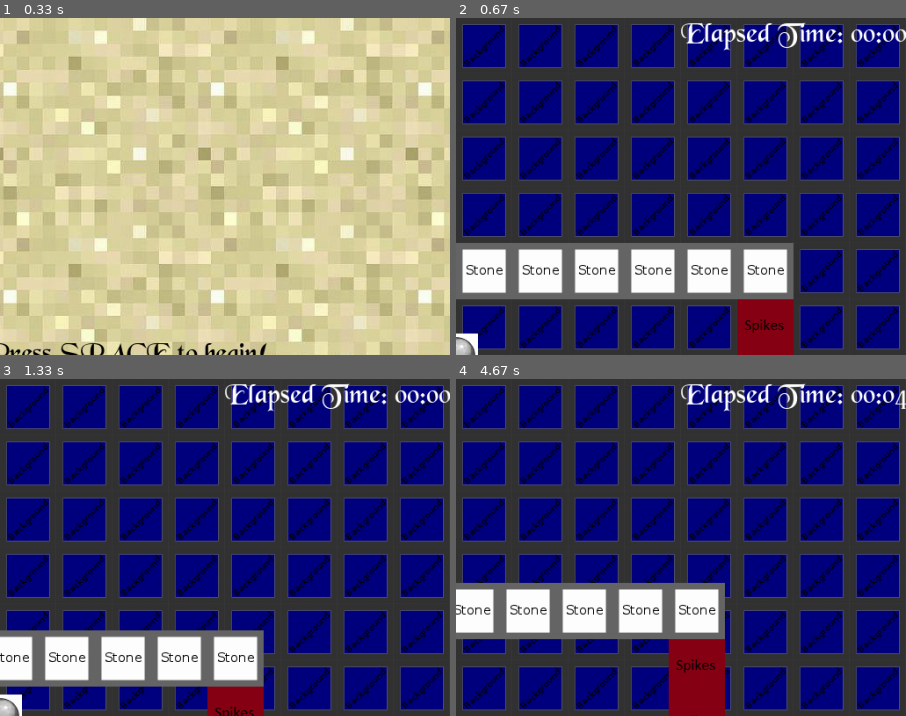
Above: before the commit, frames 1-4 (two rows, left to right).
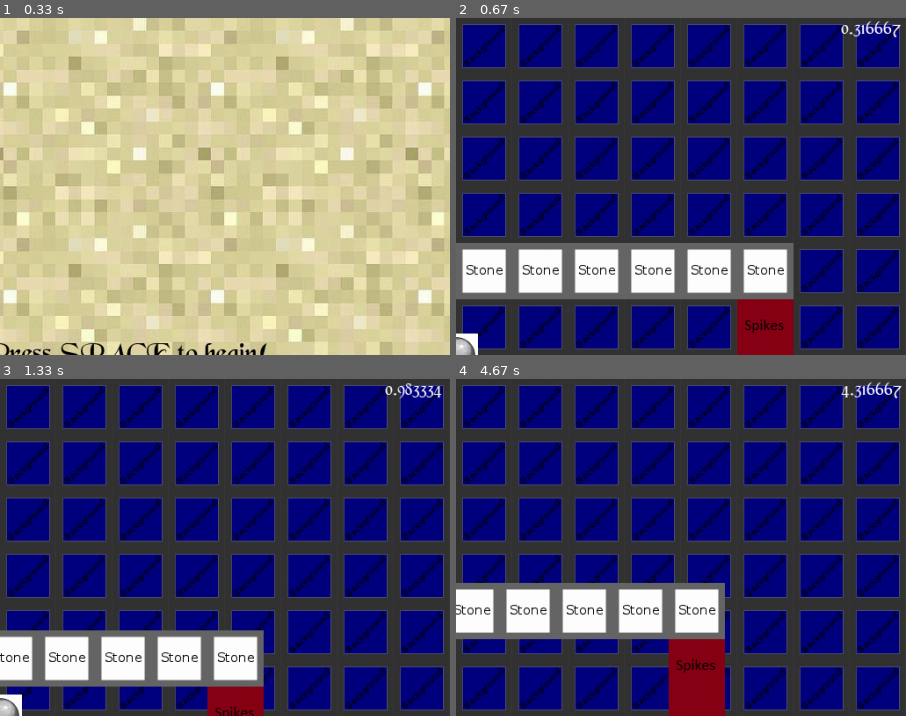
Above: after the commit, the same moments.

Repository: HallaSurvivor/mineEye
Game: pygame game, started from run.py
The game is run twice, just before and just after one commit, with the same random seed, the same clock (stepped at 60 frames per second) and the same inputs.
Inputs:
- Up to frame 1 (0.33 s): no input
- Up to frame 2 (0.67 s): tap Space at 0.33 s
- Up to frame 3 (1.33 s): hold Right 0.67-1.13 s; hold Up from 1.17 s (still down)
- Up to frame 4 (4.67 s): release Up at 1.47 s; hold Right 1.5-1.97 s; hold Left 2-2.53 s; hold Down 2.57-2.87 s; hold Left 2.9-3.3 s; hold Up 3.33-3.7 s; hold Right 3.73-4.37 s; hold Down from 4.4 s (still down)
The pictures show only the part of the screen within x 50-100%, y 0-50%; the shares and areas given below are measured in that part.

Frame 1 is identical in both runs. In frame 2, 1.4% of the frame differs, in the area x 50-100%, y 0-10%; in frame 3, 1.4%; in frame 4, 1.5%.

Commit message:
Cleaned up timer code

Diff:
--- a/gamestates.py
+++ b/gamestates.py
@@ -1,12 +1,12 @@
 """
 Store all the game states as classes that are instantiated.
 """
+import datetime
 import pygame
 import config
 import constants
 import spritenames as sn
 import rooms
-import time
 
 class GameState(object):
     """
@@ -103,7 +103,7 @@
 
         self.hero = sn.Hero()
         self.all_sprites_list.add(self.hero)
-        self.display_Time = 0
+        self.start_time = datetime.datetime.now()
         self.world = None
         self.generate_world()
 
@@ -119,11 +119,12 @@
         )
         screen.blit(hero_hp, (0, 0))
 
-
-        elapsed_time = time.strftime('%M:%S', time.gmtime(self.display_Time))
-        elapsed_time_display = sn.load_font('BLKCHCRY.TTF', 32).render("Elapsed Time: {0}".format(elapsed_time), 1, constants.WHITE)
-        screen.blit(elapsed_time_display,(768,0))
-        self.display_Time += 1/60
+        elapsed_time = datetime.datetime.now() - self.start_time
+        formatted_elapsed_time = elapsed_time.total_seconds()
+        elapsed_time_display = sn.load_font('BLKCHCRY.TTF', 20).render(
+            "{ElapsedTime}".format(ElapsedTime=formatted_elapsed_time), 1, constants.WHITE
+        )
+        screen.blit(elapsed_time_display, (950, 0))
 
 
     def update(self):
